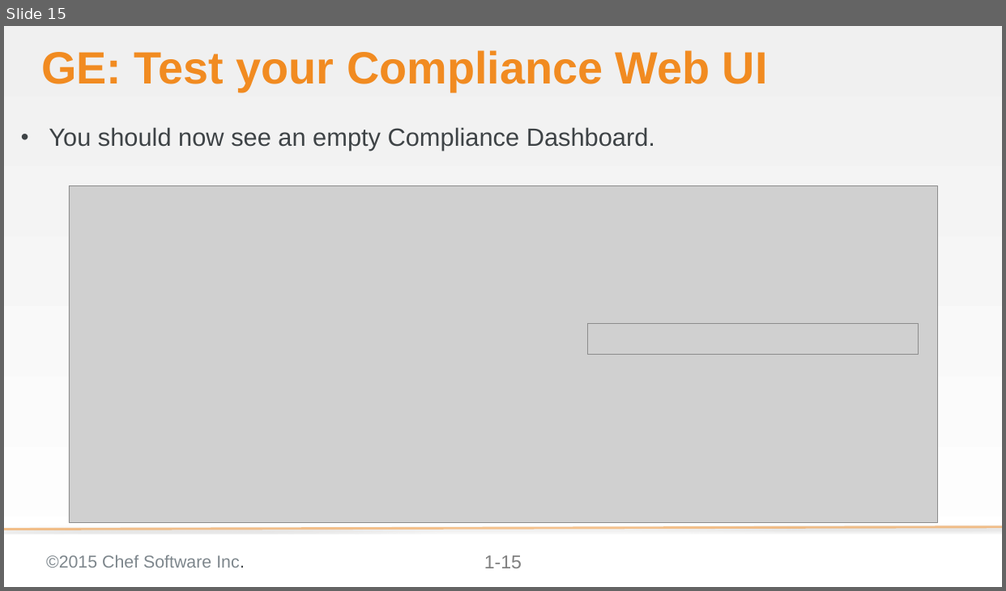
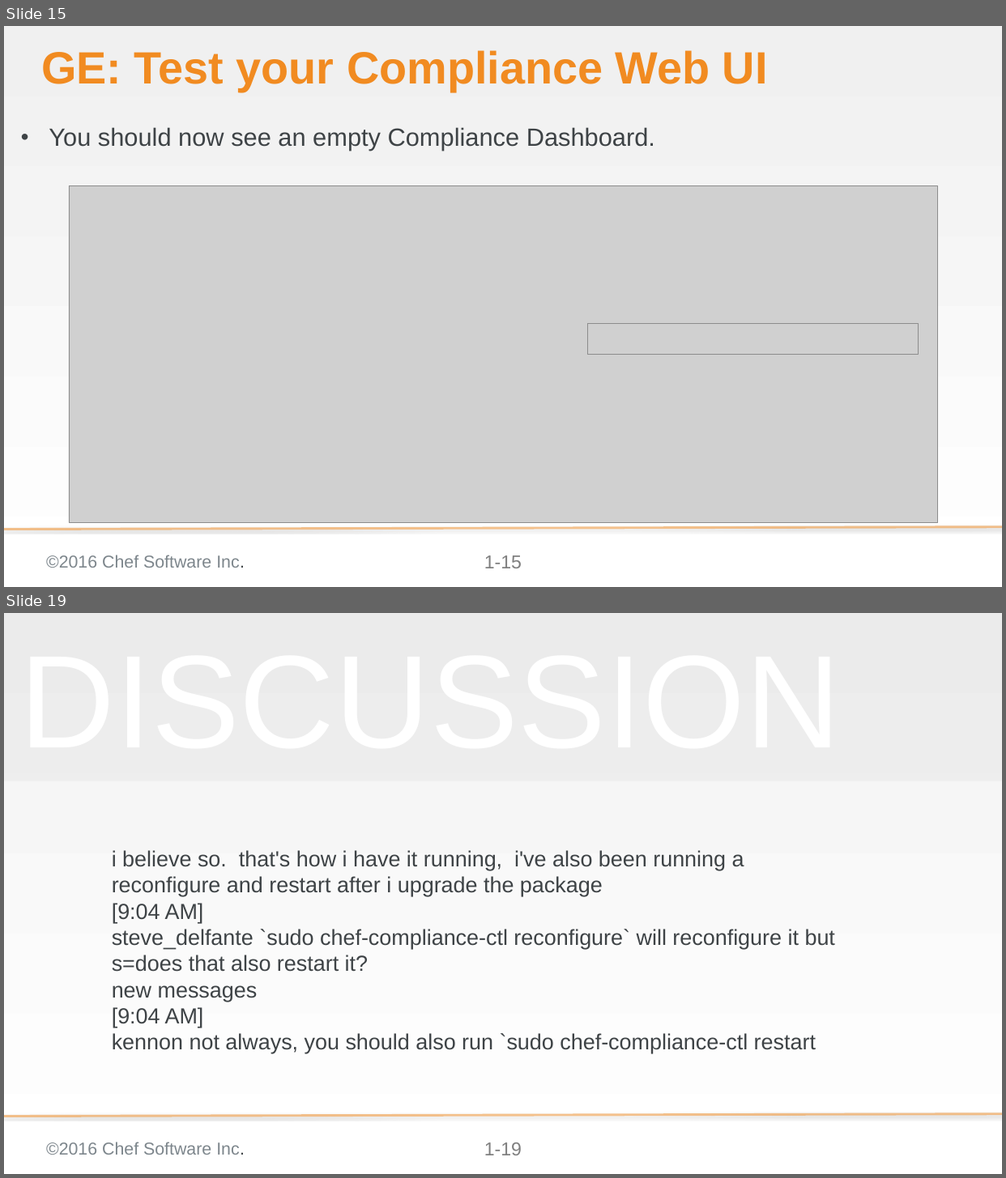
Before and after one commit to bchamby/chef-compliance-installation-configuration-operation, a slide deck: 02-Install.pptx. Shown one above the other, each under a label of ours: slide 15 before the commit, slides 15 and 19 after it; the slides between them are not shown. The pictures are 1006x591 and 1006x1178 pixels, drawn with LibreOffice and Linux fonts; fonts in the diff are those of the drawing; grey boxes stand for pictures; background and template pictures are left out. Boxes give left, top, right and bottom in pixels: in the first picture for what was removed or moved away, otherwise in the second. Text is boxed around its words. In the diff, an @@ line names an element or a change of style, - is before the commit and + after.

```diff
--- a/02-Install.pptx
+++ b/02-Install.pptx
@@ slide 19 added at [4,613,1002,1174], background gradient #F2F2F2 to #FFFFFF; not listed: 3 template elements that a slide beside it also shows @@
@@ rectangle added at [4,613,1002,781], fill #D9D9D9 at 25% opacity @@
@@ text added at [12,622,876,768], 169.3 pt, text #F2F2F2 at 50% opacity @@
+DISCUSSION
@@ subtitle added at [112,850,835,1054], 28 pt, text #3E4346 @@
+i believe so. that's how i have it running, i've also been running a reconfigure and restart after i upgrade the package
+[9:04 AM]
+steve_delfante `sudo chef-compliance-ctl reconfigure` will reconfigure it but s=does that also restart it?
+new messages
+[9:04 AM]
+kennon not always, you should also run `sudo chef-compliance-ctl restart
@@ slide 15 changed as well @@
@@ text at [46,555,245,568]: text changed @@
-©2015 Chef Software Inc.
+©2016 Chef Software Inc.
```
Also in this commit, not shown: 15 other slides changed, 4 other slides added, 5 slides removed.
